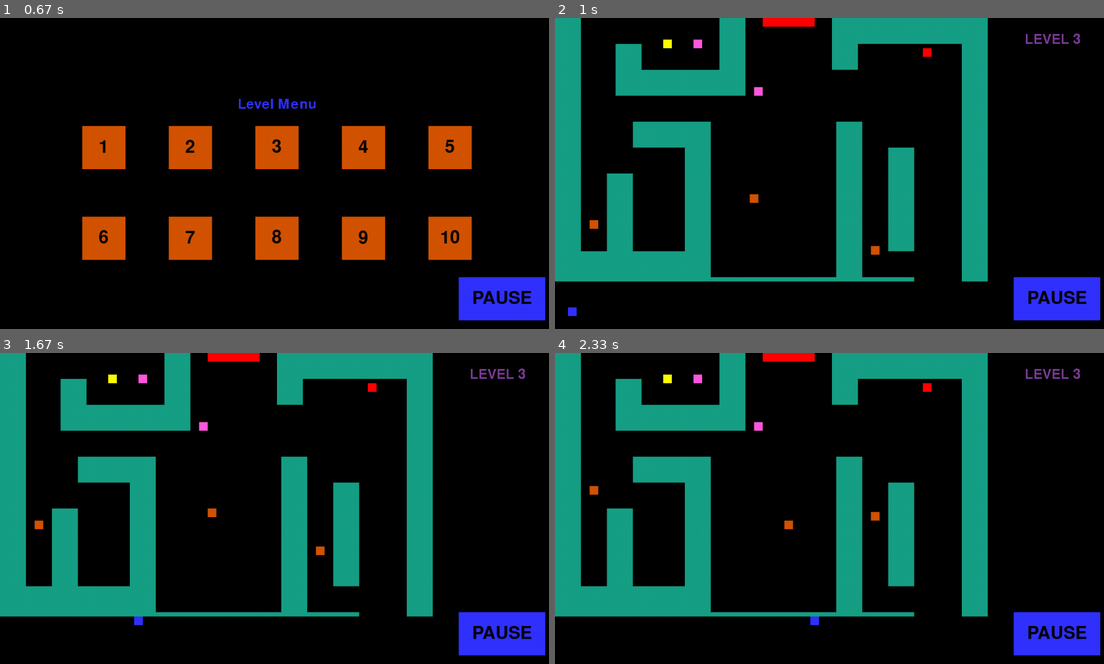
Above: before the commit, frames 1-4 (two rows, left to right).
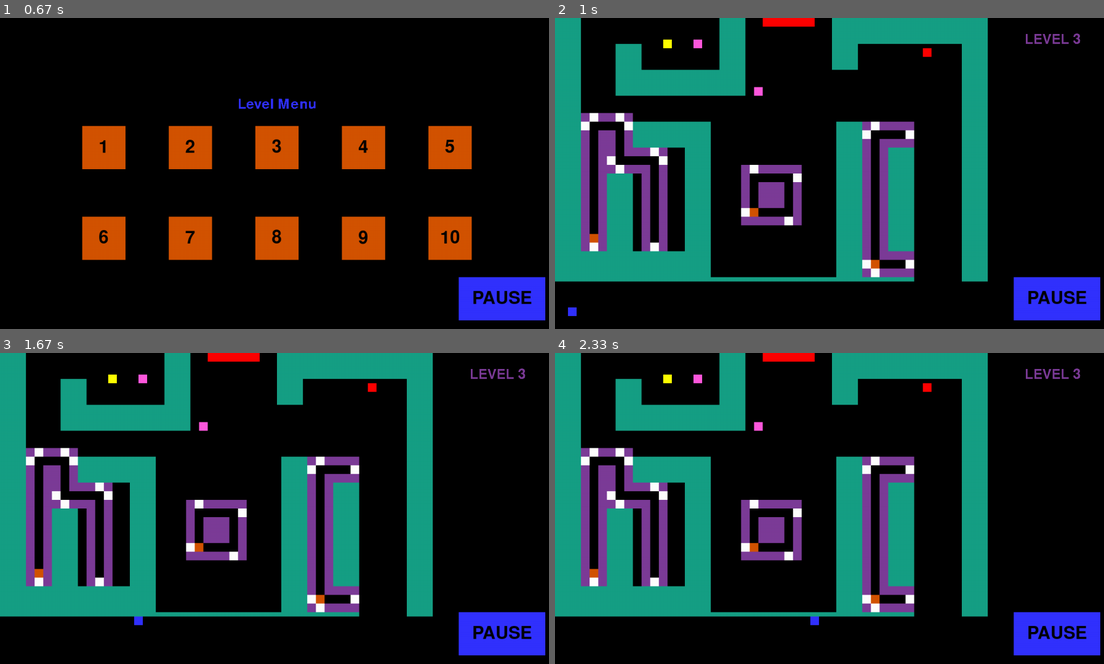
Above: after the commit, the same moments.

Repository: KUP9752/Kagan-Project
Game: pygame game, started from Project.py
Two runs of this game, one before a commit and one after it. Both use one fixed random seed, a clock stepped at 60 frames per second and the inputs below.
Inputs:
- Up to frame 1 (0.67 s): click "PLAY" at 0.38 s
- Up to frame 2 (1 s): click "3" at 0.72 s
- Up to frame 3 (1.67 s): hold D 1-1.47 s; hold W from 1.5 s (still down)
- Up to frame 4 (2.33 s): release W at 1.8 s; hold D 1.83-2.3 s

Frame 1 is identical in both runs. In frame 2, 7.5% of the frame differs, in the area x 4-66%, y 30-84%; in frame 3, 7.5%; in frame 4, 7.5%.

Commit message:
minor updates
formatting changes
added level size comparison "untitled.pdn"
added copy of project, "project testing" where certain lines of code is changed

Diff:
--- a/Project.py
+++ b/Project.py
@@ -237,7 +237,7 @@
 
 class Enemy3(Enemy):
     def __init__(self, x, y, facing):
-        self.speed = 2
+        self.speed = 0                                  #!!!!!!!!!!!!! speed = 2 when movement is needed
         self.colour = ORANGE
         super().__init__(x, y, facing)
 
@@ -265,7 +265,8 @@
         self.facing = facing
         self.direction_y = 0
         self.direction_x = 0
-        self.colour = PURPLE    #purple is the original colour the blocks with rotation have white colour
+        self.colour = PURPLE    #purple is the original colour
+                                #the blocks with rotation have white colour
         if self.facing ==91:        #UP
             self.direction_y =-1
             self.colour = WHITE
@@ -493,8 +494,6 @@
 ###----------------------- Sprite Creation -----------------------------###
 def create_player(x,y):
     global player
-    global player_group
-    global all_sprites_group
     player_group.empty()    # -- there can only be 1 player at one time!
     player = Player(BLUE,x,y)
     player_group.add(player)
@@ -535,7 +534,8 @@
     global enemy_obs
     enemy_obs = EnemyObstacle(x,y,facing)
     enemyobs_group.add(enemy_obs)
-    #all_sprites_group.add(enemy_obs)
+    all_sprites_group.add(enemy_obs)    #----!!!!!line should be hashed so that the enemyobs are not visible to the user
+
 
 
 
@@ -601,10 +601,15 @@
 ###------------------------------------Level Creation---------------------------------###
 def level_1(num):
     leveltext_creator(num)
-    create_player(500,500)
+    create_player(300,500)
     create_obstacle(100, 100, 100, 200)
     create_key(300,300)
     create_exit(500,0,200,50)
+    create_enemy(400, 400,1,61)
+    create_enemy(500, 500,2,61)
+    create_enemy(600, 600,3,61)
+    create_enemyobstacle(600,300,92) #has direction direction
+    create_enemyobstacle(700,300,0) #normal enemyobstacle object
 
 
 def level_2(num):
--- a/project testing.py
+++ b/project testing.py
@@ -123,10 +123,10 @@
 
 
 class Enemy(pygame.sprite.Sprite):
-    def __init__(self, x, y, facing):
+    def __init__(self, x, y,e_type):
         super().__init__()
-
-        self.facing = facing
+        self.colour = BLUE
+
         self.direction_x = 0
         self.direction_y = 0   #-1 in y is UP!
 
@@ -139,15 +139,15 @@
         self.rect.x = x
         self.rect.y = y
 
-        #all instances of enemies face different sides at the start
-        if self.facing ==61:   #Facing up
-            self.direction_y = -1
-        elif self.facing ==62: #Facing Down
-            self.direction_y = 1
-        elif self.facing == 63: #facing right
-            self.direction_x = 1
-        elif self.facing ==64:  #facing left
-            self.direction_x = -1
+        if e_type == 1:
+            self.speed = 0
+            self.colour =RED
+        elif e_type == 2:
+            self.speed = 0
+            self.colour = PINK
+        elif e_type == 3:
+            self.speed = 10
+            self.colour = ORANGE
 
 
 
@@ -266,16 +266,16 @@
         self.direction_y = 0
         self.direction_x = 0
         self.colour = PURPLE    #purple is the original colour the blocks with rotation have white colour
-        if self.facing ==91:        #UP
+        if self.facing ==1:        #UP
             self.direction_y =-1
             self.colour = WHITE
-        elif self.facing ==92:      #DOWN
+        elif self.facing ==2:      #DOWN
             self.direction_y = 1
             self.colour = WHITE
-        elif self.facing == 93:     #RIGHT
+        elif self.facing == 3:     #RIGHT
             self.direction_x = 1
             self.colour = WHITE
-        elif self.facing == 94:     #LEFT
+        elif self.facing == 4:     #LEFT
             self.direction_x = -1
             self.colour = WHITE
 
@@ -456,42 +456,60 @@
 def map_creator(layout):
     for y in range(len(layout)):
         for x in range(len(layout[y])):
-
             if layout[y][x] == 1:
                 #places obstacle (followed +2 with width and height)
-                create_obstacle(x*10,y*10,int(layout[y][x+1]),int(layout[y][x+2]))
+                create_obstacle(x*10, y*10, 10, 10) #Width and the height is set to 10,10
+                                                     # because every element in the list corresponds to that size
+
 
             elif layout[y][x] == 2:
                 #player spawn
                 create_player(x*10,y*10)
 
             elif layout[y][x] == 3:
-                #places exit (+2 for w and h)
-                create_exit(x*10,y*10,int(layout[y][x+1]),int(layout[y][x+2]))
-
+                #places enemy1
+                create_enemy(x*10,y*10,1,0)   #direction is set to 0 becasue the layout of the json file doesn't
+                                                #provide any information about which way an emeny is facing
             elif layout[y][x] == 4:
+                #places enemy2
+                create_enemy(x*10,y*10,2,0)   #direction is set to 0 becasue the layout of the json file doesn't
+                                                #provide any information about which way an emeny is facing
+            elif layout[y][x] == 5:
+                #places enemy3
+                create_enemy(x*10,y*10,3,0)   #direction is set to 0 becasue the layout of the json file doesn't
+                                                #provide any information about which way an emeny is facing
+
+            elif layout[y][x] == 6:
+                #palces exitblock
+                create_exit(x*10, y*10)
+
+
+            elif layout[y][x] == 7:
                 #places key
-                create_key(x*10,y*10)
-
-##            if layout[y][x] == 5:
-##                # 5 IS NOT DEFINED IN THE MAP CREATION KEY
-
-            elif layout[y][x] == 6:           #--- *1 = up, *2 = down, *3= right, *4 = left ---#
-                #enemy type 1 (followed by +1 orientation)
-
-                create_enemy(x*10,y*10,1, int(layout[y][x+1]))
-
-            elif layout[y][x] == 7:
-                #enemy type 2 (followed by +1 orientation)
-                create_enemy(x*10,y*10,2,int(layout[y][x+1]))
+                create_key(x*10, y*10)
 
             elif layout[y][x] == 8:
-                #enemy type 3 (+1 orientation)
-                create_enemy(x*10,y*10,3,int(layout[y][x+1]))
+                #places enemy obstacle
+                create_enemyobstacle(x*10,y*10,0) #facing = 0, hence it is a enemy obstacle wihout rotation
 
             elif layout[y][x] == 9 :
-                #enemy obstacle (+1 rotation)
-                create_enemyobstacle(x*10,y*10,int(layout[y][x+1]))
+                #places enemy obstacle(up)
+                create_enemyobstacle(x*10,y*10,1) #facing =1 for rotation up
+
+
+            elif layout[y][x] == 10:
+                #places enemy obstacle(down)
+                create_enemyobstacle(x*10,y*10,2) #facing =2 for rotation down
+
+
+            elif layout[y][x] == 11:
+                #places enemy obstacle(right)
+                create_enemyobstacle(x*10,y*10,3) #facing =3 for rotation right
+
+
+            elif layout[y][x] == 12:
+                #placesenemy obstacle (left)
+                create_enemyobstacle(x*10,y*10,4) #facing =4 for rotation down
 
 
 ###----------------------- Sprite Creation -----------------------------###
@@ -603,6 +621,14 @@
 
 
 ###------------------------------------Level Creation---------------------------------###
+
+def level_0(num):
+    print('level 0')
+    level_file = open('levels/initial level.json','rt')
+    layout = json.load(level_file)
+    level_file.close()
+    map_creator(layout)
+
 def level_1(num):
     leveltext_creator(num)
     create_player(500,500)
@@ -628,8 +654,6 @@
     map_creator(layout)
 
 
-
-
 def level_4(num):
     leveltext_creator(num)
     print('level 4')
@@ -692,11 +716,12 @@
 
 exit_group = pygame.sprite.Group()
 
+cursor_group = pygame.sprite.Group()
 
 
 
 ##  --  Button/Cursor Sprites and Groups --  ##
-cursor_group = pygame.sprite.Group()
+
 cursor = Cursor(WHITE, 500, 500)
 cursor_group.add(cursor)
 
Binary file added: contents.jpg
Renamed: levels/level - old format.json -> levels/level3 - old format.json
Not shown, changed: Untitled.pdn
